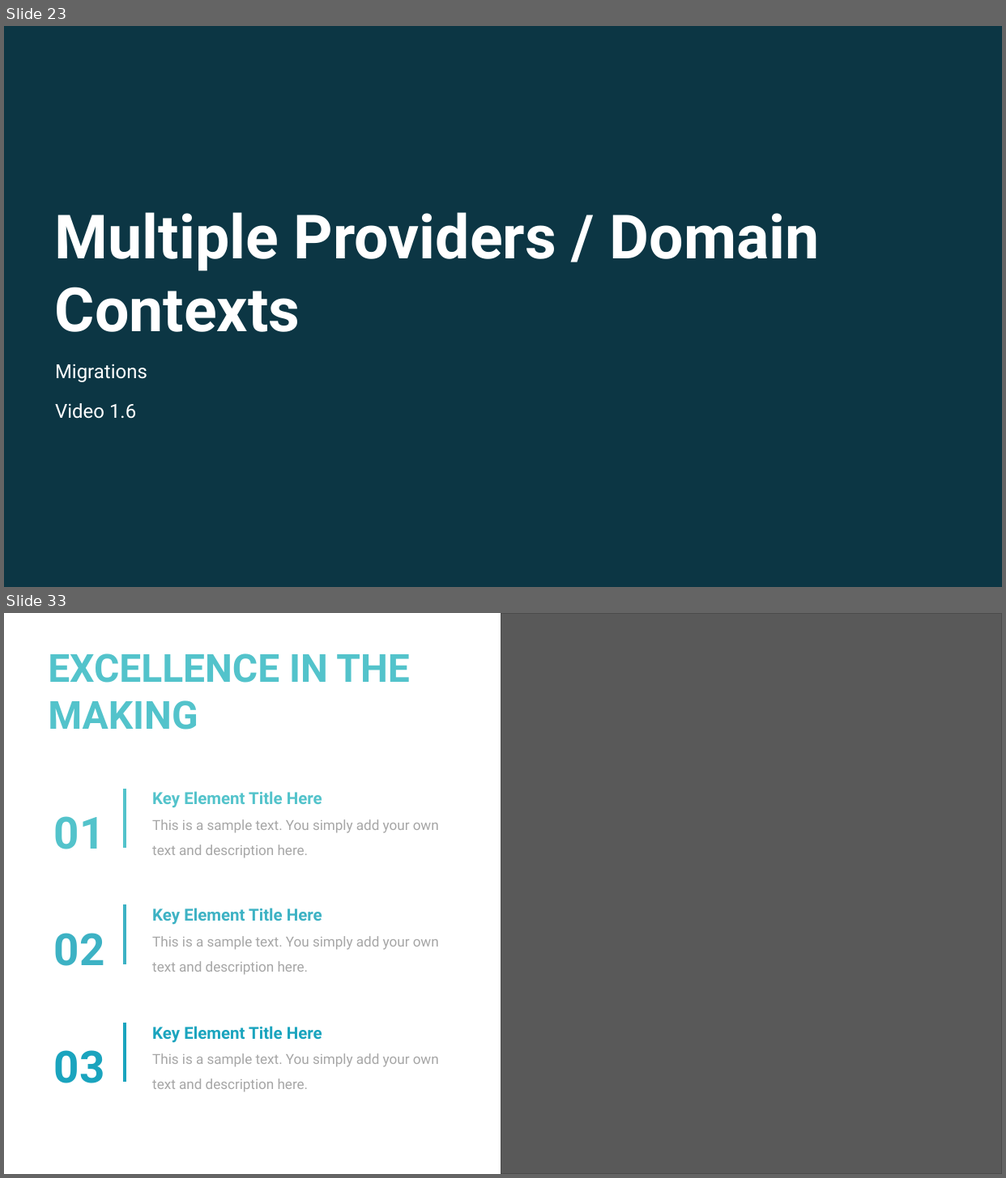
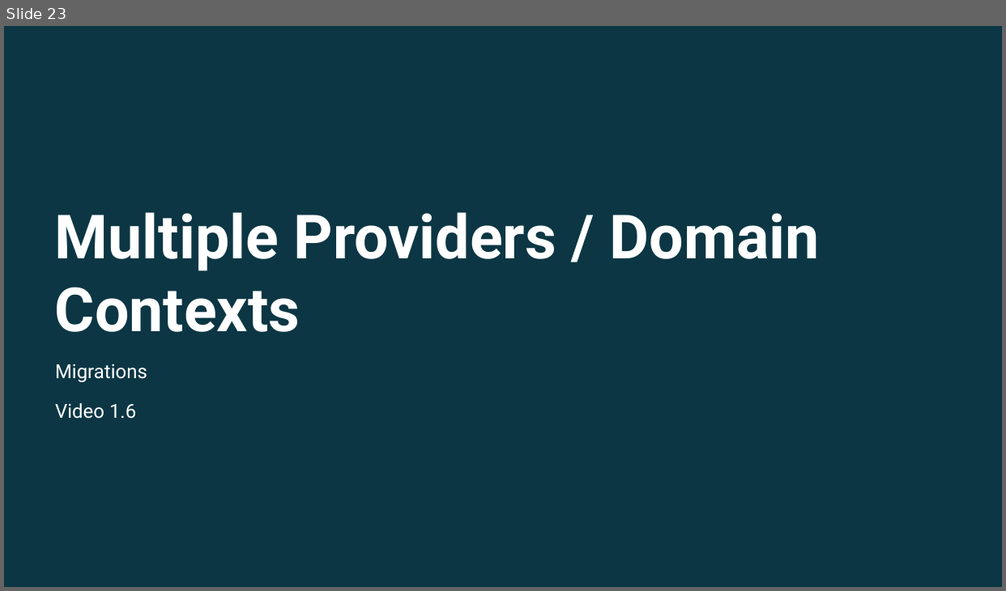
Before and after one commit to twalkerb/Entity-foundation-.NET-6, a slide deck: Sections/Section 1/Entity Fundamentals Using .NET 6_Section 1.pptx. Shown one above the other, each under a label of ours: slides 23 and 33 before the commit, slide 23 after it; the slides between them are not shown. The pictures are 1006x1178 and 1006x591 pixels, drawn with LibreOffice and Linux fonts; fonts in the diff are those of the drawing; grey boxes stand for pictures; background and template pictures are left out; a plain dark background stands for a picture behind light text. Boxes give left, top, right and bottom in pixels: in the first picture for what was removed or moved away, otherwise in the second. Text is boxed around its words. In the diff, an @@ line names an element or a change of style, - is before the commit and + after.

```diff
--- a/Sections/Section 1/Entity Fundamentals Using .NET 6_Section 1.pptx
+++ b/Sections/Section 1/Entity Fundamentals Using .NET 6_Section 1.pptx
@@ slide 33 removed at (4, 613, 1002, 1174), background #FFFFFF @@
@@ picture removed at (501, 613, 1002, 1174) @@
@@ rectangle removed at (501, 613, 1002, 1174) @@
@@ text removed at (48, 653, 409, 730) @@
-EXCELLENCE IN THE
-MAKING
@@ line removed from (125, 789) to (125, 849) @@
@@ text removed at (152, 791, 439, 858) @@
-Key Element Title Here
-This is a sample text. You simply add your own text and description here.
@@ text removed at (54, 816, 105, 850) @@
-01
@@ line removed from (125, 905) to (125, 965) @@
@@ text removed at (152, 908, 439, 975) @@
-Key Element Title Here
-This is a sample text. You simply add your own text and description here.
@@ text removed at (54, 933, 105, 966) @@
-02
@@ line removed from (125, 1022) to (125, 1082) @@
@@ text removed at (152, 1026, 439, 1093) @@
-Key Element Title Here
-This is a sample text. You simply add your own text and description here.
@@ text removed at (54, 1050, 105, 1084) @@
-03
```
Also in this commit, not shown: 1 slide changed, 1 slide added, 9 other slides removed, 44 other files.
